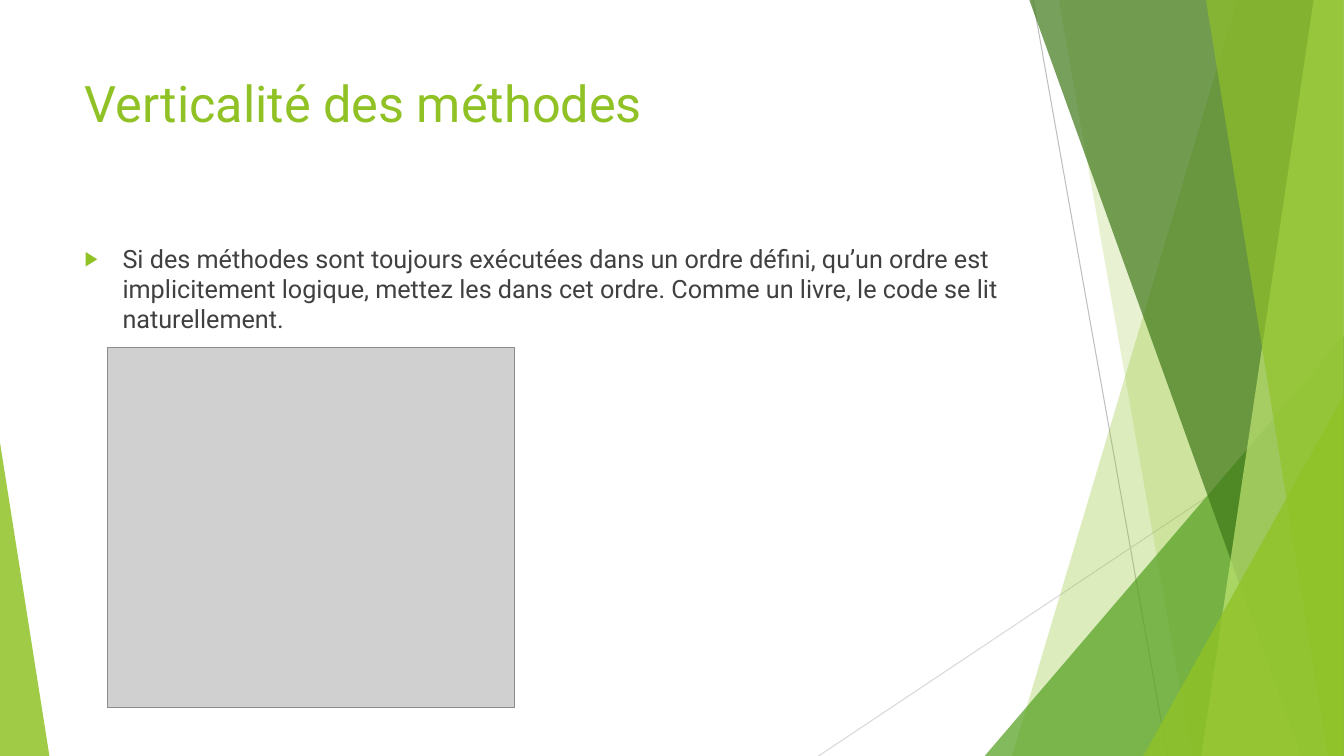
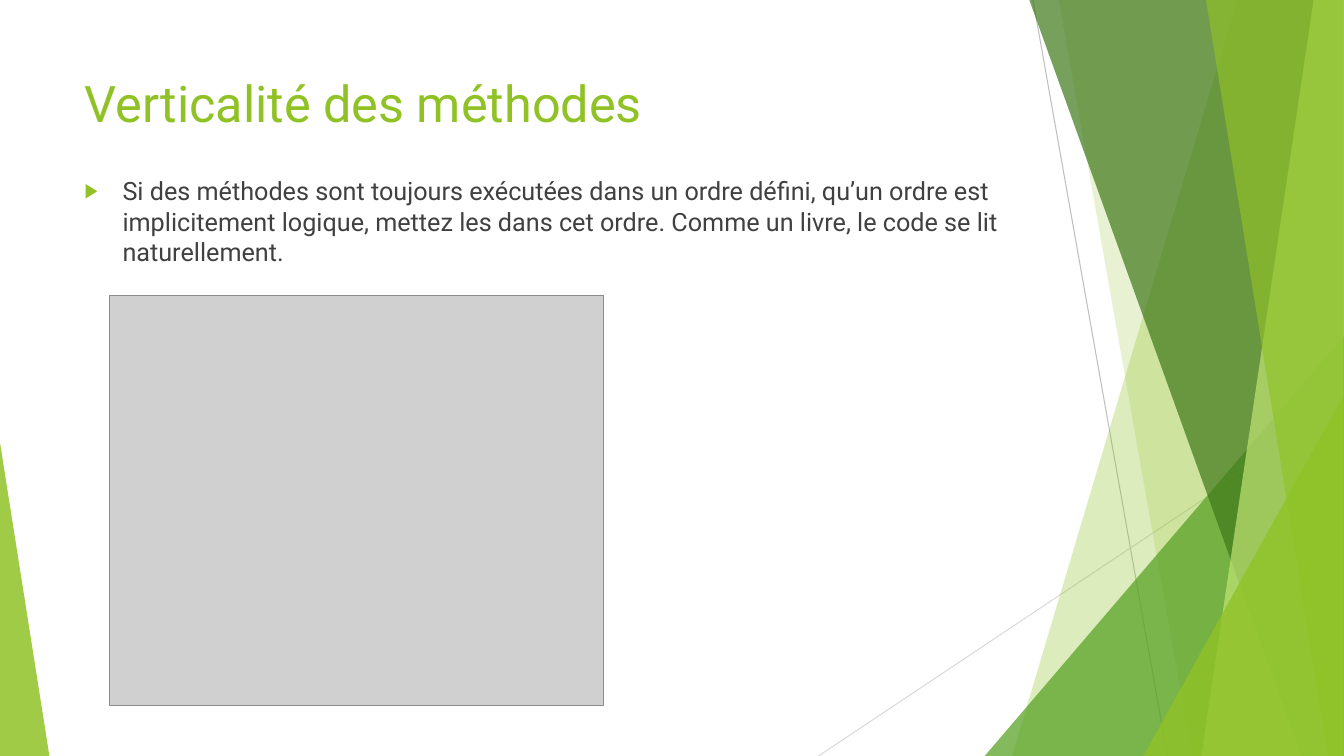
Before and after one commit to worming004/SimpleIsNotEasy, a slide deck: slide 11 of PPT/Easy != Simple.pptx (slide 18 before the commit). Drawn at 1344x756 pixels with LibreOffice and Linux fonts; fonts in the diff are those of the drawing; grey boxes stand for pictures. Boxes give left, top, right and bottom in pixels: in the first picture for what was removed or moved away, otherwise in the second. Text is boxed around its words. In the diff, an @@ line names an element or a change of style, - is before the commit and + after.

```diff
--- a/PPT/Easy != Simple.pptx
+++ b/PPT/Easy != Simple.pptx
@@ text "Si des méthodes sont toujours ...": place and size @@
-text "Si des méthodes sont toujours ..." at (123,249,997,329)
+text "Si des méthodes sont toujours ..." at (123,181,997,262)
@@ picture: place and size @@
-picture at (108,348,515,708)
+picture at (110,295,604,706)
```
Also in this commit, not shown: 4 other slides changed, 1 slide added, 8 slides removed, 22 other files.
